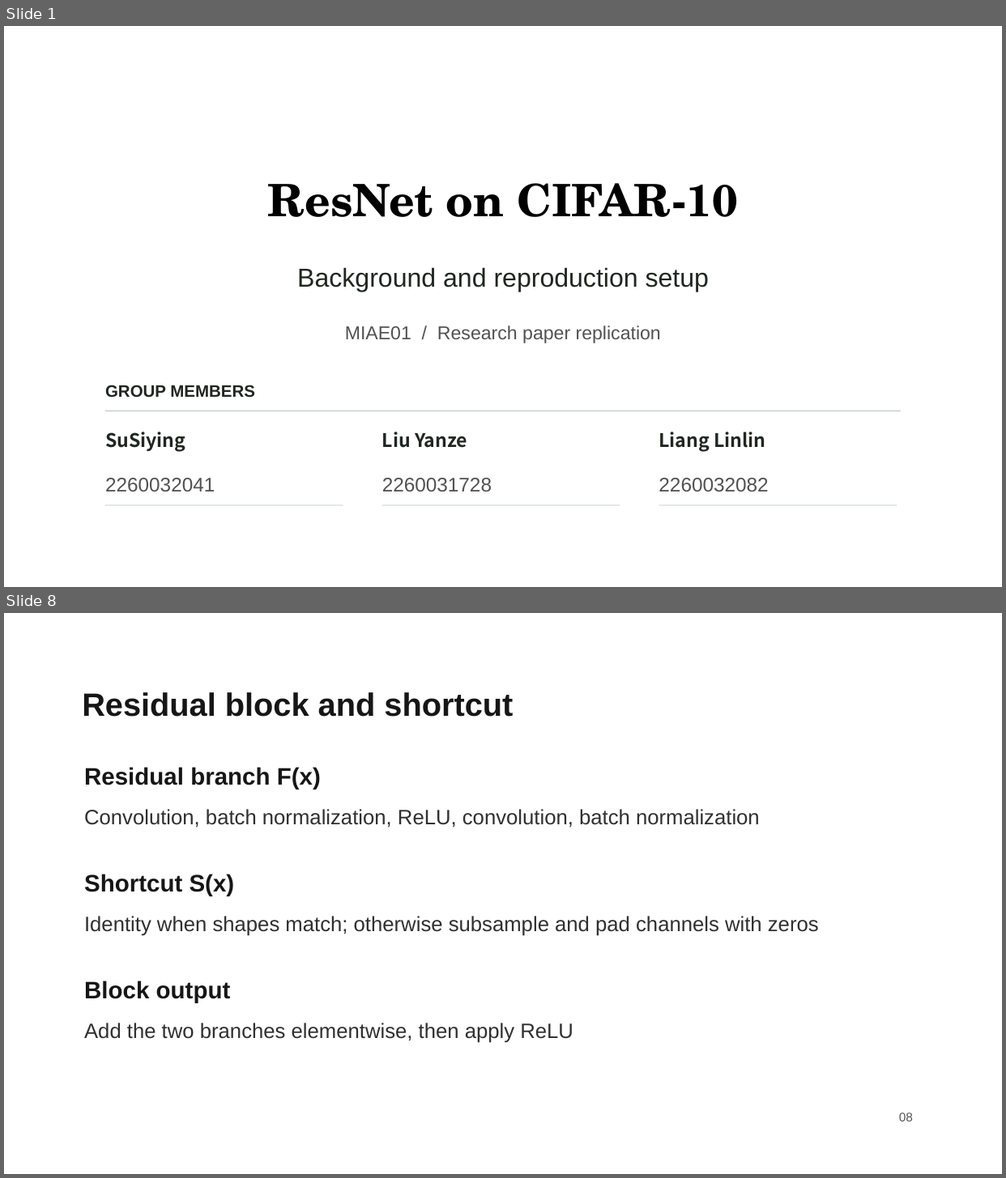
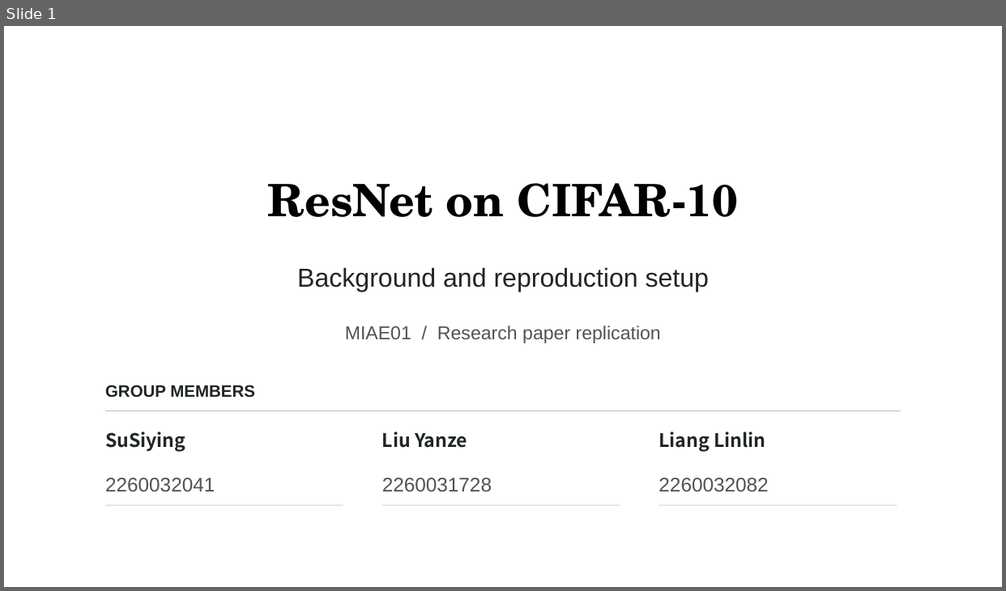
Before and after one commit to liuyanze910-svg/miae01-resnet-replication, a slide deck: docs/slides/week4_a_background_methods.pptx. Shown one above the other, each under a label of ours: slides 1 and 8 before the commit, slide 1 after it; the slides between them are not shown. The pictures are 1006x1178 and 1006x591 pixels, drawn with LibreOffice and Linux fonts; fonts in the diff are those of the drawing; background and template pictures are left out. Boxes give left, top, right and bottom in pixels: in the first picture for what was removed or moved away, otherwise in the second. Text is boxed around its words. In the diff, an @@ line names an element or a change of style, - is before the commit and + after.

```diff
--- a/docs/slides/week4_a_background_methods.pptx
+++ b/docs/slides/week4_a_background_methods.pptx
@@ slide 8 removed at (x1=4, y1=613, x2=1002, y2=1174), background picture (left out) @@
@@ text removed at (x1=82, y1=692, x2=513, y2=717) @@
-Residual block and shortcut
@@ text removed at (x1=84, y1=767, x2=321, y2=790) @@
-Residual branch F(x)
@@ text removed at (x1=84, y1=809, x2=760, y2=828) @@
-Convolution, batch normalization, ReLU, convolution, batch normalization
@@ text removed at (x1=84, y1=874, x2=235, y2=897) @@
-Shortcut S(x)
@@ text removed at (x1=84, y1=916, x2=819, y2=936) @@
-Identity when shapes match; otherwise subsample and pad channels with zeros
@@ text removed at (x1=84, y1=981, x2=231, y2=1003) @@
-Block output
@@ text removed at (x1=84, y1=1023, x2=573, y2=1043) @@
-Add the two branches elementwise, then apply ReLU
@@ text removed at (x1=899, y1=1113, x2=913, y2=1122) @@
-08
```
Also in this commit, not shown: 7 slides changed, 7 other slides removed, 3 other files.
